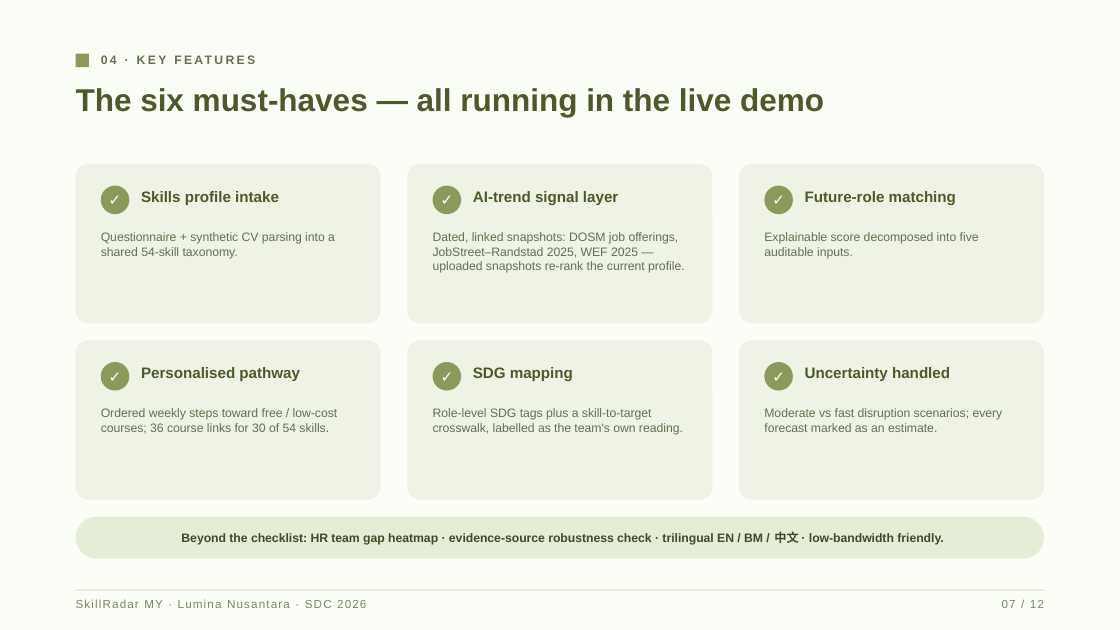
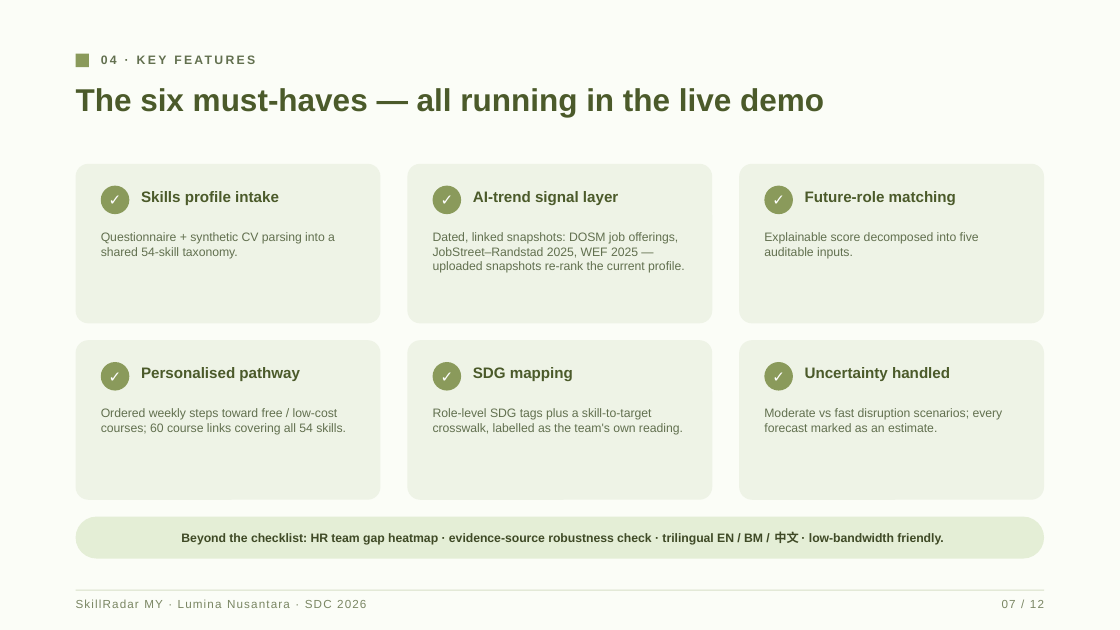
Before and after one commit to douyinlin/sdc2026-lumina-nusantara, a slide deck: slide 7 of submission/SDC2026_LuminaNusantara_SlideDeck.pptx. Drawn at 1120x630 pixels with LibreOffice and Linux fonts; fonts in the diff are those of the drawing. Boxes give left, top, right and bottom in pixels: in the first picture for what was removed or moved away, otherwise in the second. Text is boxed around its words. In the diff, an @@ line names an element or a change of style, - is before the commit and + after.

Commit message:
docs(deck): refresh the course counts after full catalogue coverage

```diff
--- a/submission/SDC2026_LuminaNusantara_SlideDeck.pptx
+++ b/submission/SDC2026_LuminaNusantara_SlideDeck.pptx
@@ text at (101, 408, 346, 435): text changed @@
-Ordered weekly steps toward free / low-cost courses; 36 course links for 30 of 54 skills.
+Ordered weekly steps toward free / low-cost courses; 60 course links covering all 54 skills.
```
Also in this commit, not shown: 1 other slide changed.
